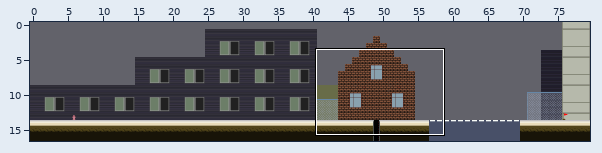
Level history. Tiled map (JSON): assets/tilemaps/level_3.json. The picture above shows the old version from afar; the outline marks the close-up.
Close-up. As it was:
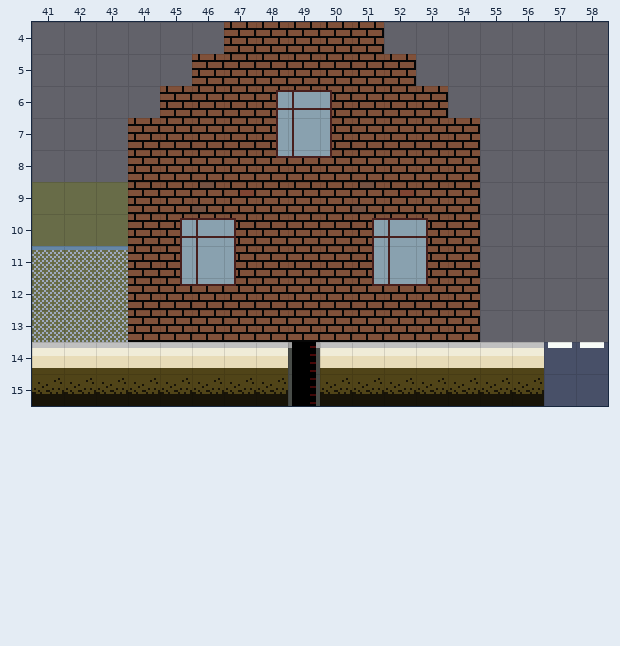
Cells are 16x16 px. Shown: x 41..58, y 4..15. The commit also changed other parts of the map, which this record leaves out.
And afterwards:
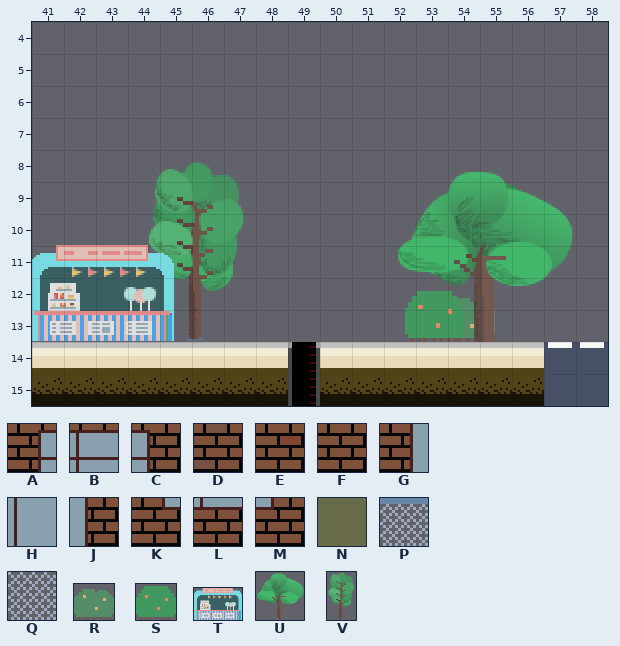
Key: from "bg": A 3, B 4, C 5, D 16, E 17, F 18, G 19, H 20, J 21, K 35, L 36, M 37, N 82, P 87, Q 103; from "city_objects": R 8 "bush_1", S 9 "bush_2", T 19 "shop_3", U 23 "tree_2", V 24 "tree_3".
_ is an empty cell.
Objects are placed by their top-left corner, in cells (3,4 is the top-left corner of cell 3,4); size is 1x1 cell unless given.
What changed:
Layer "Background2":
y 9..13: x 41..43 NNN -> ___
Layer "Background1":
y 4: x 47..51 FFFFF -> _____
y 5: x 46..52 FFFFFFF -> _______
y 6: x 45..53 FFFABCFFF -> _________
y 7: x 44..54 FFFFGHJFFFF -> ___________
y 8: x 44..54 FFFFKLMFFFF -> ___________
y 9: x 44..54 FFDEFFFDEFF -> ___________
y 10: x 44..54 FABCFFFABCF -> ___________
y 11: x 41..54 PPPFGHJFFFGHJF -> ______________
y 12: x 41..54 QQQFKLMFFFKLMF -> ______________
y 13: x 41..54 QQQFFFFFFFFFFF -> ______________
Layer "CityObjects":
added: V "tree_3" at 44.5,8.3 size 3.4x5.6
added: T "shop_3" at 40.9,11 size 4.5x3
added: R "bush_1" at 53.8,12.4 size 1.6x1.6
added: S "bush_2" at 52.7,12.3 size 1.8x1.7
added: U "tree_2" at 52.3,8.5 size 5.6x5.6
Changed places in both close-ups, as pixel boxes (x1, y1, x2, y2):
changed: (32, 22, 574, 342)
